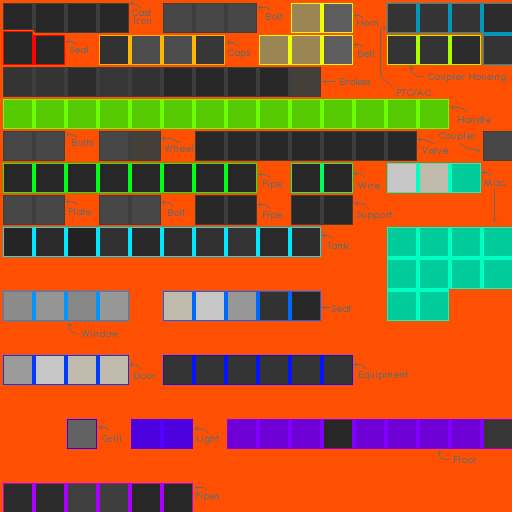
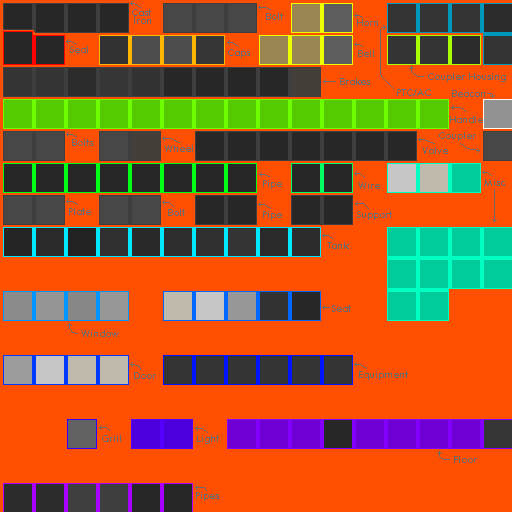
Two versions of the same layered image (512×512). Layer-by-layer changes:
painted on "template0" over [450, 90, 512, 129]
